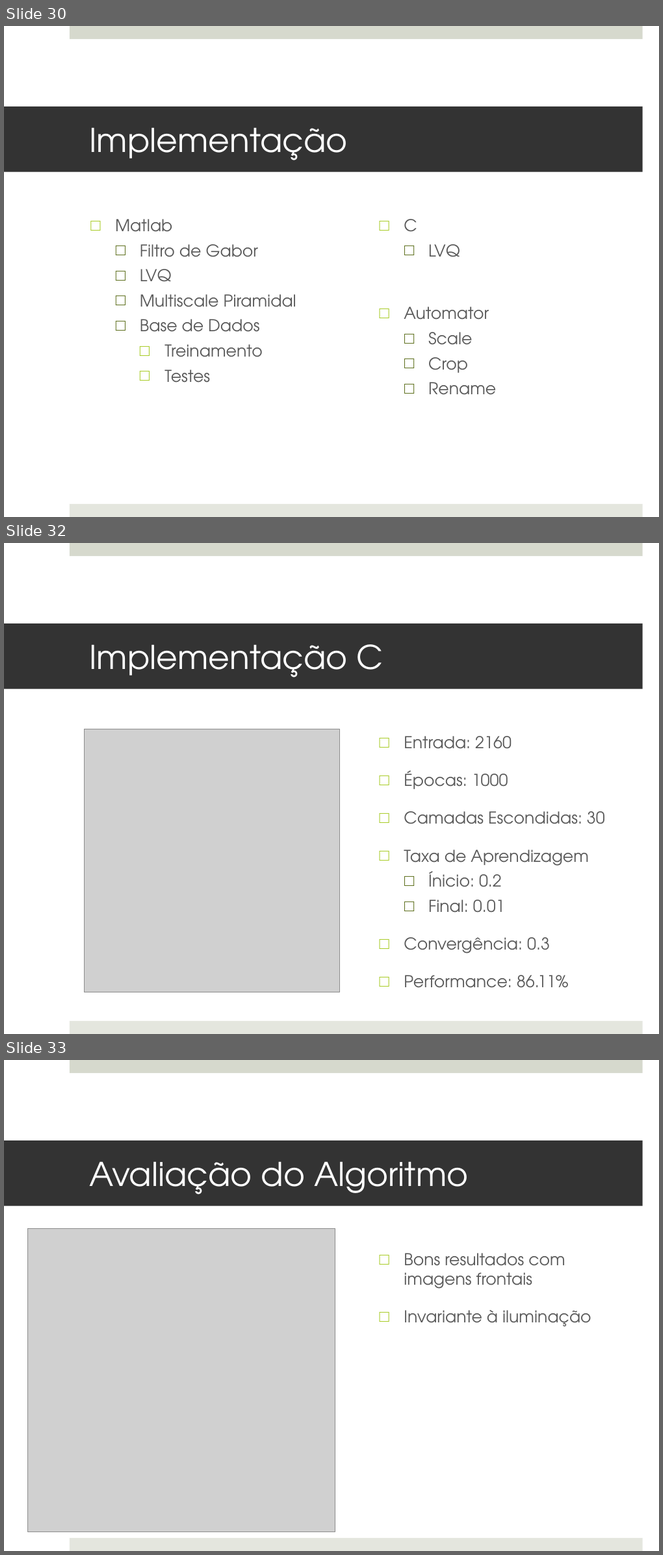
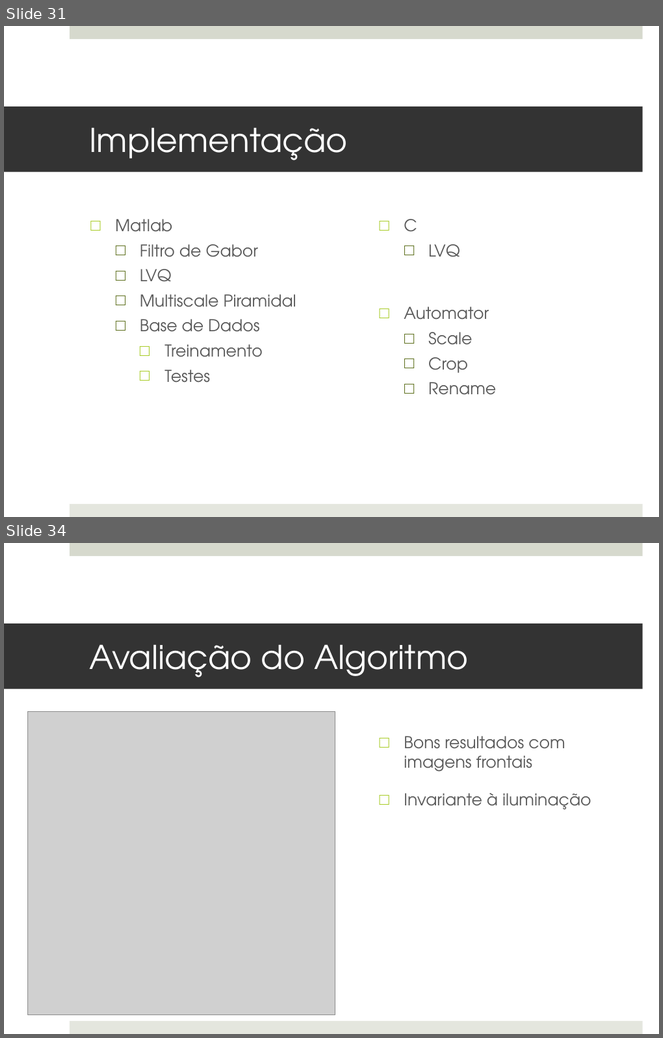
Before and after one commit to MarioBajr/Redes-Neurais, a slide deck: projeto PI.pptx. Shown one above the other, each under a label of ours: slides 30, 32 and 33 before the commit, slides 31 and 34 after it; the slides between them are not shown. The pictures are 663x1555 and 663x1038 pixels, drawn with LibreOffice and Linux fonts; fonts in the diff are those of the drawing; grey boxes stand for pictures. Boxes give left, top, right and bottom in pixels: in the first picture for what was removed or moved away, otherwise in the second. Text is boxed around its words. In the diff, an @@ line names an element or a change of style, - is before the commit and + after.

```diff
--- a/projeto PI.pptx
+++ b/projeto PI.pptx
@@ slide 32 removed at (4, 543, 659, 1034), background #FFFFFF; not listed: 2 template elements that a slide beside it also shows @@
@@ title removed at (4, 624, 643, 689) @@
-Implementação C
@@ picture removed at (84, 729, 339, 993) @@
@@ text removed at (404, 736, 605, 988) @@
-□ Entrada: 2160
-□ Épocas: 1000
-□ Camadas Escondidas: 30
-□ Taxa de Aprendizagem
-  □ Ínicio: 0.2
-  □ Final: 0.01
-□ Convergência: 0.3
-□ Performance: 86.11%
@@ what was slide 30 is now slide 31 @@
@@ what was slide 33 is now slide 34 @@
```
Also in this commit, not shown: 4 slides changed, 2 slides added.
